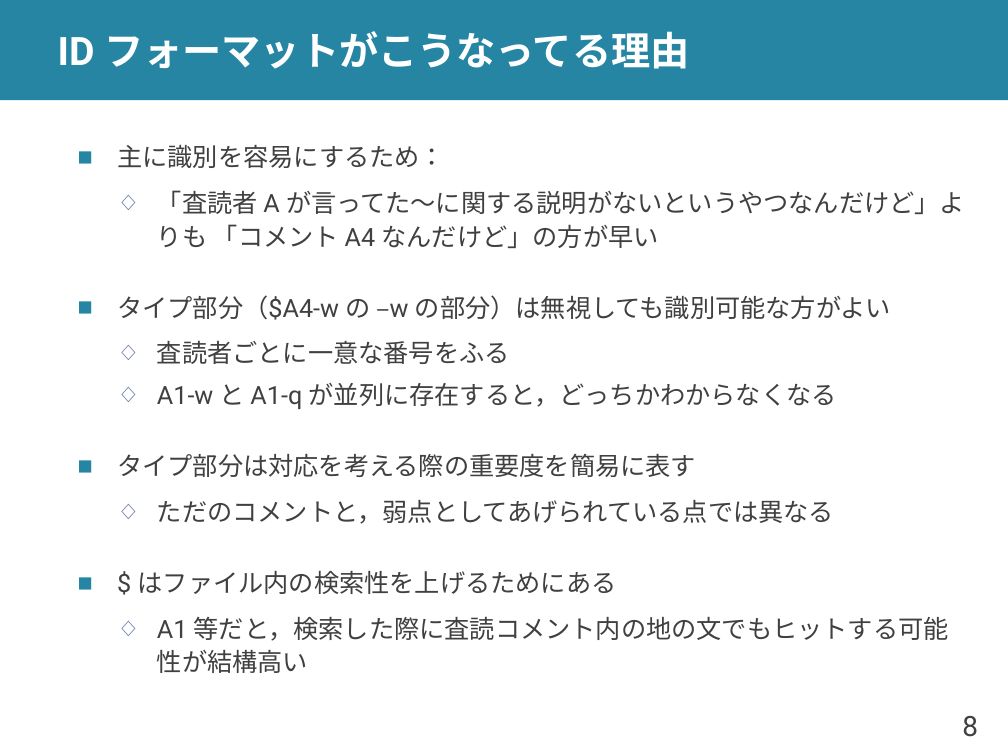
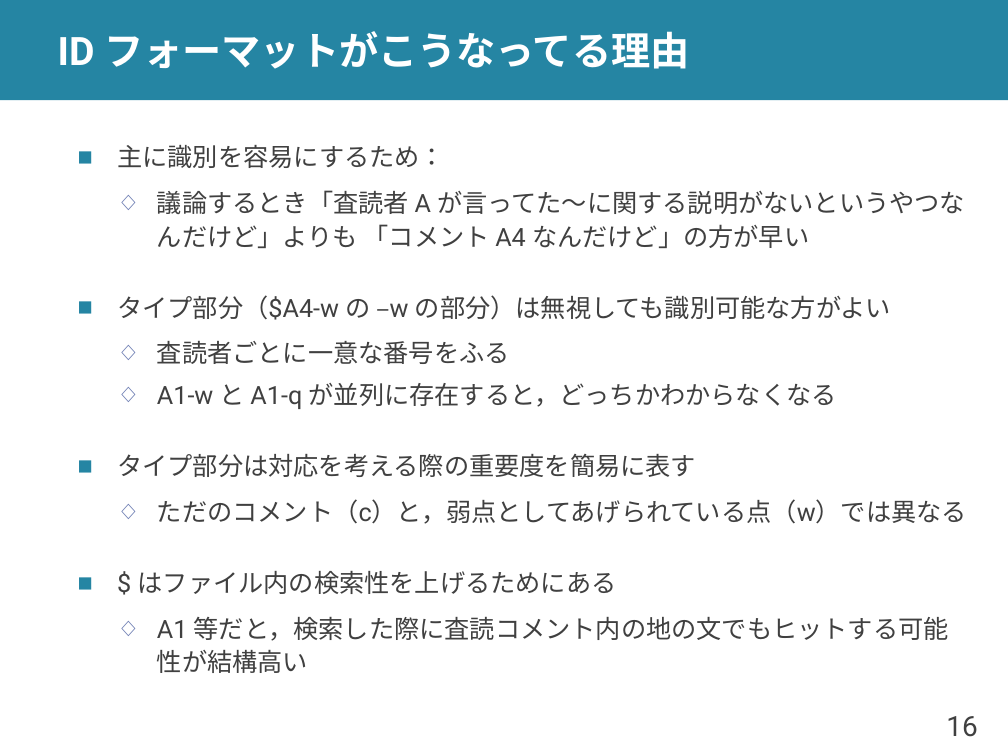
Before and after one commit to shioya-lab/how-to, a slide deck: slide 16 of rebuttal.pptx (slide 8 before the commit). Drawn at 1008x756 pixels with LibreOffice and Linux fonts; fonts in the diff are those of the drawing. Boxes give left, top, right and bottom in pixels: in the first picture for what was removed or moved away, otherwise in the second. Text is boxed around its words. In the diff, an @@ line names an element or a change of style, - is before the commit and + after.

```diff
--- a/rebuttal.pptx
+++ b/rebuttal.pptx
@@ text at [157, 190, 965, 248]: text changed @@
-  ◇ 「査読者 A が言ってた～に関する説明がないというやつなんだけど」よりも 「コメント A4 なんだけど」の方が早い
+  ◇ 議論するとき「査読者 A が言ってた～に関する説明がないというやつなんだけど」よりも 「コメント A4 なんだけど」の方が早い
@@ text at [157, 499, 967, 524]: text changed @@
-  ◇ ただのコメントと，弱点としてあげられている点では異なる
+  ◇ ただのコメント（c）と，弱点としてあげられている点（w）では異なる
@@ page number at [946, 716, 977, 737]: text changed @@
-8
+16
```
Also in this commit, not shown: 13 other slides changed, 2 other files.
